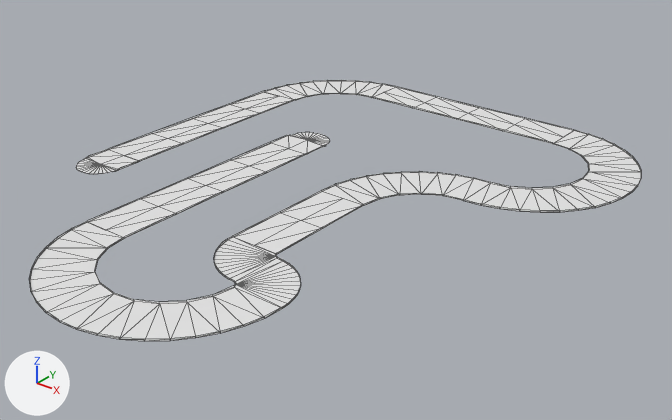
What one commit did to the OBJ model Maps/Meshes/small_map.obj.
Before and after are seen from a 50 mm camera at (787.0, -1066.0, 206.0) aimed at (522.0, -734.0, 1.0). Arrows for +X, +Y and +Z are at lower left; the lights stay in place. Mesh edges are drawn as thin lines. Where no turn or scale is listed for an object, it has been applied to the vertices. Vertices at the same position are counted once.

Objects in the first picture: 'small_map'.
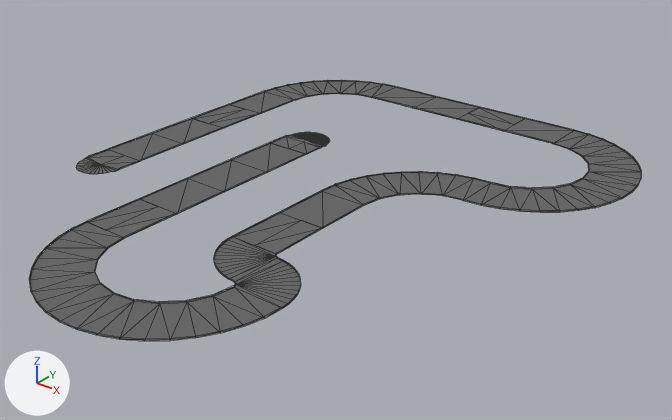
What differs and where, as boxes [x1, y1, x2, y2] in the pictures (672 x 420 px):
part 1 of me_small_map, built on: [109, 87, 573, 213] in both
part 2 of me_small_map, cut back: [281, 191, 362, 228] in both
part 3 of me_small_map, recoloured (white to grey): [29, 80, 641, 341] in both

The change in detail:
Picture 'material_0.png' (img_material_0_png) is new.
Material 'material_0' (mat_material_0) is new.
Its texture is img_material_0_png.
Its roughness is 0.968.
me_small_map is used by ob_small_map; location (0.0, 0.0, 0.0).
Verts and faces of me_small_map; kept vertices keep their numbers, new ones are numbered from 411.
Before the commit, vertices of me_small_map: 187 (515.0, -768.0, 10.0) at pixel (280, 212), 188 (515.0, -736.0, 10.0) at pixel (322, 191), 190 (528.0, -768.0, 10.0) at pixel (301, 220), 191 (528.0, -736.0, 10.0) at pixel (343, 198), 192 (541.0, -736.0, 10.0) at pixel (364, 205).
Before the commit, vertices of me_small_map: 193 (541.0, -768.0, 10.0) at pixel (322, 228).
me_small_map had 411 vertices, 581 faces and spanned x 387.0..637.0, y -893.0..-579.0, z 10.0..11.0.
me_small_map now has 545 vertices, 715 faces and spans x 387.0..637.0, y -893.0..-579.0, z 10.0..11.0.
Part 1, on me_small_map:
7 vertices are removed from x 400.0..576.0, y -768.0..-592.0, z 10.0.
78 faces are deleted.
2 vertices move within x 462.0..466.0, y -675.0, z 10.0.
142 vertices are added at x 451.0..477.0, y -692.0..-675.0, z 10.0.
214 new faces join them.
Part 2, on me_small_map:
Vertices deleted: 191 (with the faces that use them).
Faces deleted: (190, 193, 192).
New faces: (187, 193, 188), (188, 193, 192).
me_small_map part 3: 499 faces spanning x 387.0..637.0, y -893.0..-579.0, z 10.0..11.0 switch from no material to mat_material_0 (picture img_material_0_png).
